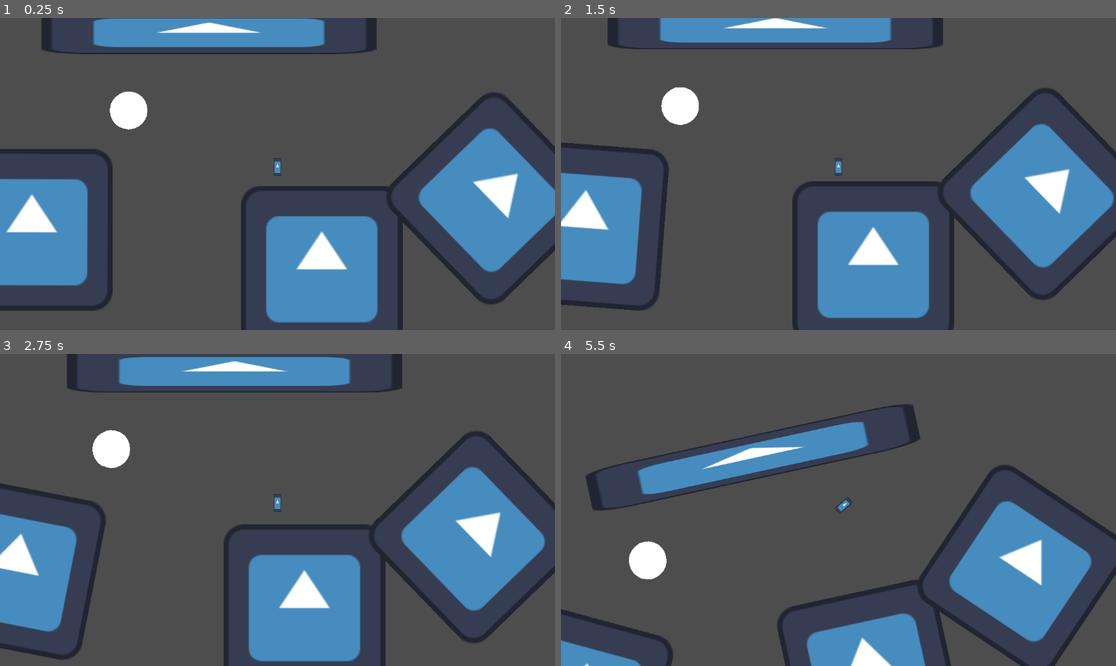
Above: before the commit, frames 1-4 (two rows, left to right).
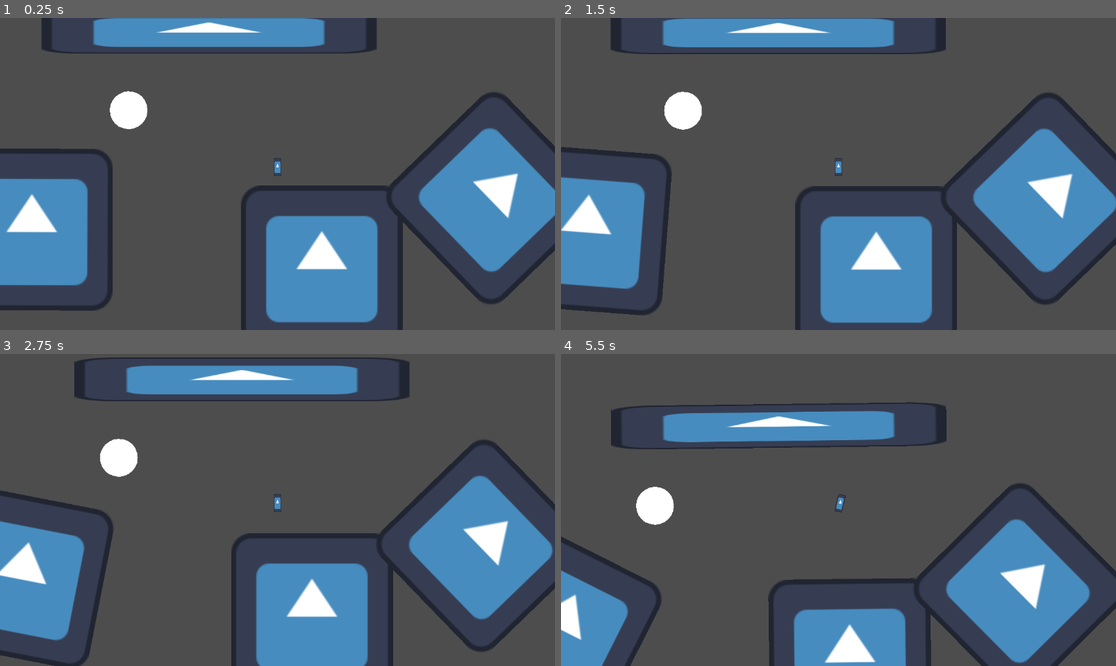
Above: after the commit, the same moments.

Repository: DeniZka/gravity_test
Game: Godot game, scene res://scene.tscn
The game is run twice, just before and just after one commit, with the same random seed, the same clock (stepped at 60 frames per second) and the same inputs. The engine's default icon, where the game draws it, is replaced by a stand-in: a white triangle on a blue panel in a dark square.
Inputs:
- Up to frame 1 (0.25 s): no input
- Up to frame 2 (1.5 s): hold D (forward) 0.53-1.28 s; hold Space (force) 0.53-1.28 s; hold A (backward) from 1.28 s (still down); tap Space (force) at 1.35 s
- Up to frame 3 (2.75 s): release A (backward) at 2.03 s; hold D (forward) from 2.03 s (still down); hold Space (force) from 2.03 s (still down)
- Up to frame 4 (5.5 s): release Space (force) at 2.78 s; tap Space (force) at 2.85, 4.35 s; release D (forward) at 3.53 s; hold Space (force) 3.53-4.28 s; hold A (backward) from 3.53 s (still down); hold Space (force) from 5.03 s (still down)

The runs differ from the first frame. In frame 1, 0.4% of the frame differs, in the area x 1-100%, y 0-91%; in frame 2, 10%; in frame 3, 17%; in frame 4, 24%, in the area x 0-100%, y 15-100%.

Commit message:
fo are now fallable

Diff:
--- a/Unit.gd
+++ b/Unit.gd
@@ -6,8 +6,6 @@
 var backward_force: Vector2 = Vector2.ZERO
 var up_force: Vector2 = Vector2.ZERO
 var gravity_force = 90
-
-@onready var gravity_vector_rotation = 0
 
 # Called when the node enters the scene tree for the first time.
 func _ready() -> void:
@@ -21,22 +19,19 @@
 		node.target_position = delta_planet_point_move * 1000 #v * 1000
 	super._integrate_forces(state)
 
+func angle_to_angle(from, to):
+	return fposmod(to-from + PI, PI*2) - PI
 
 # Called every frame. 'delta' is the elapsed time since the previous frame.
 func _physics_process(delta: float) -> void:
 	#print("BEFORE: ", global_position, " ", get_picker_global())
-	apply_central_force(forward_force + backward_force + up_force + Vector2.DOWN.rotated(gravity_vector_rotation) * gravity_force)
+	apply_central_force(forward_force + backward_force + up_force)
 	#pre_picker_outer = get_picker_global() #buffer picker outer point before phisics
 
 	#do angle correction to gravity direction
 	var dang = angle_to_angle(rotation, gravity_vector_rotation)
 	if abs(dang) > 0.01: #11.4 deg lesser just use physics
 		angular_velocity = dang
-
-	if caster.is_colliding():
-		var surface_normal = caster.get_collision_normal(0)
-		var dangle = (surface_normal * -1.0).angle()
-		gravity_vector_rotation = -PI/2 + dangle
 
 	super._physics_process(delta)
 
--- a/flying_object.gd
+++ b/flying_object.gd
@@ -20,7 +20,10 @@
 var shape_cast_step: float = 1.0
 
 var actually_colliding: bool = false #colliding with shape another of
-var first_collider_idx: int = -1
+var actually_collider_first_idx: int = -1
+
+@onready var gravity_vector_rotation = 0
+var planet_gravity: float = 100 #TODO: get from planet collider object
 
 func _ready() -> void:
 	pre_position = global_position
@@ -48,14 +51,18 @@
 func set_picker_global(point: Vector2):
 	picker.points[OUTER] = picker.to_local(point)
 
-func angle_to_angle(from, to):
-	return fposmod(to-from + PI, PI*2) - PI
+func _physics_process(delta: float) -> void:
+	apply_central_force(Vector2.DOWN.rotated(gravity_vector_rotation) * planet_gravity)
 
-func _physics_process(delta: float) -> void:
 	#swap planet
 	last_collider = actual_collider
-	if actually_colliding and first_collider_idx >= 0:
-		actual_collider = caster.get_collider(first_collider_idx)
+	if actually_colliding and actually_collider_first_idx >= 0:
+		#gravity
+		var surface_normal = caster.get_collision_normal(actually_collider_first_idx)
+		var dangle = (surface_normal * -1.0).angle()
+		gravity_vector_rotation = -PI/2 + dangle
+
+		actual_collider = caster.get_collider(actually_collider_first_idx)
 		if last_collider != actual_collider:
 			var global_outer = get_picker_global()
 			picker.reparent(actual_collider, false)
@@ -83,13 +90,13 @@
 
 func _integrate_forces(state: PhysicsDirectBodyState2D) -> void: #goes after forces are implemented
 	actually_colliding = true
-	first_collider_idx = -1
+	actually_collider_first_idx = -1
 	if caster.is_colliding():
 		#print(self.name, " Colliding  PP ", caster.get_collision_count())
 		for col_idx in range(caster.get_collision_count()):
 			var collider = caster.get_collider(col_idx)
 			if not collider is FlyingObject:
-				first_collider_idx = col_idx
+				actually_collider_first_idx = col_idx
 				actually_colliding = true
 				break
 
